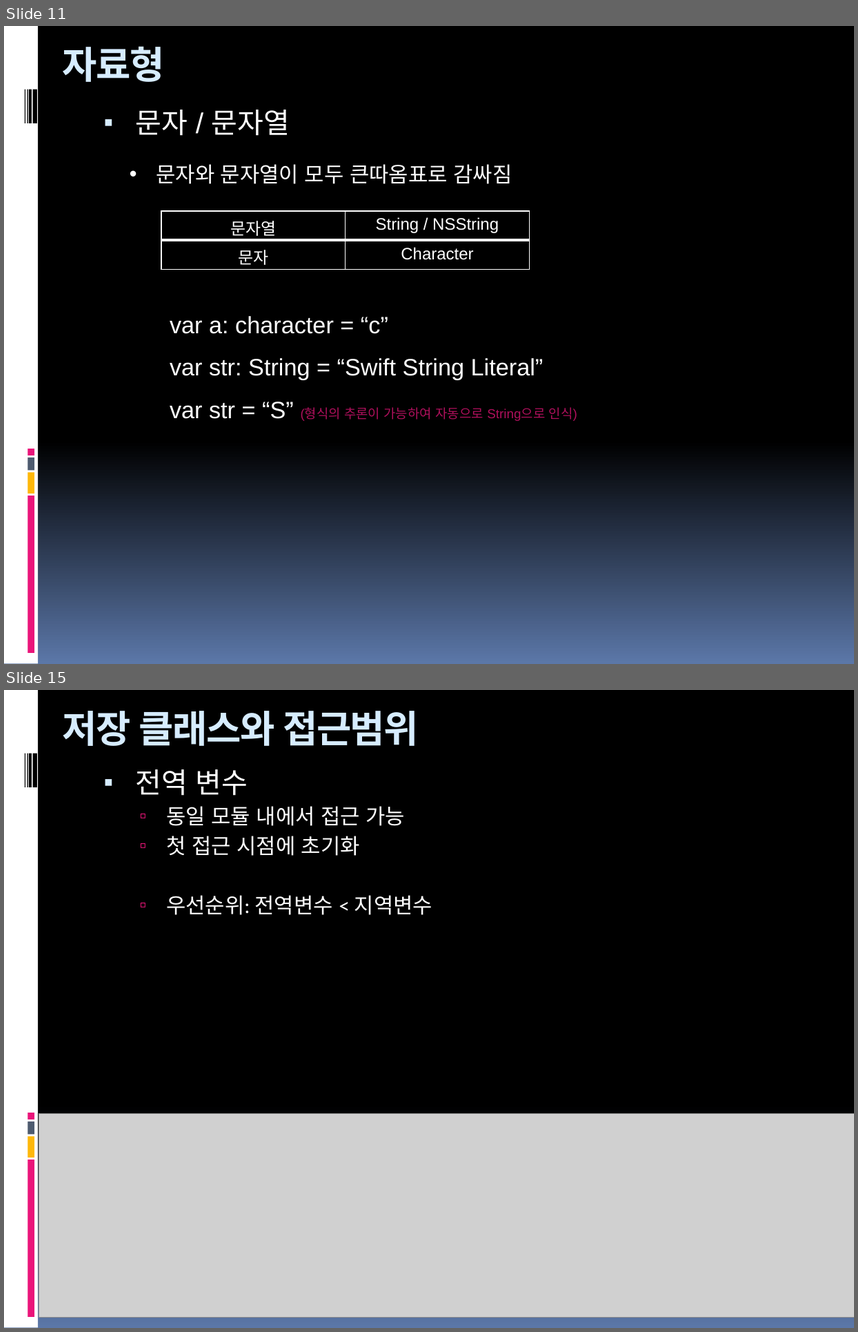
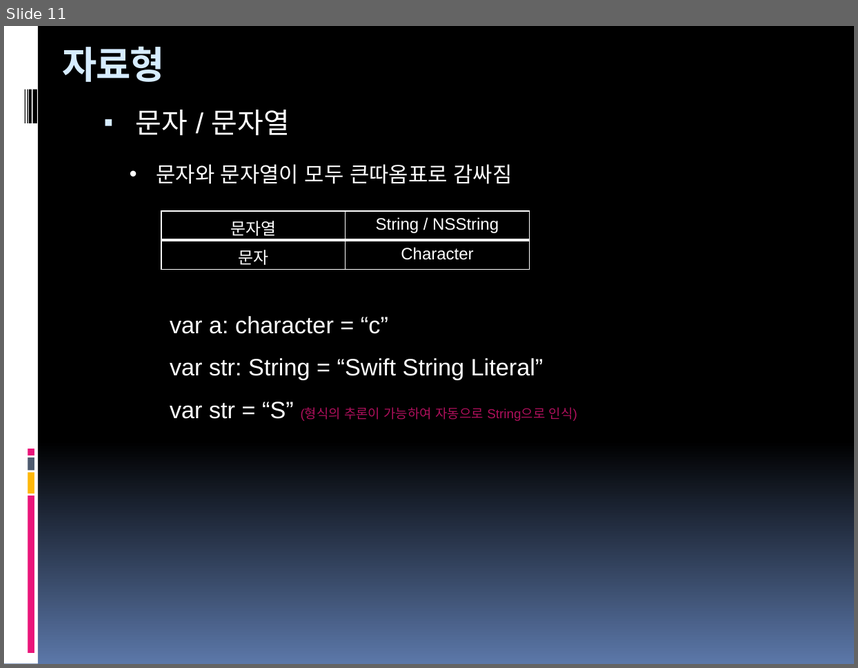
Before and after one commit to hounga13/helloSwift, a slide deck: Swift세미나자료.pptx. Shown one above the other, each under a label of ours: slides 11 and 15 before the commit, slide 11 after it; the slides between them are not shown. The pictures are 858x1332 and 858x668 pixels, drawn with LibreOffice and Linux fonts; fonts in the diff are those of the drawing; grey boxes stand for pictures. Boxes give left, top, right and bottom in pixels: in the first picture for what was removed or moved away, otherwise in the second. Text is boxed around its words. In the diff, an @@ line names an element or a change of style, - is before the commit and + after.

```diff
--- a/Swift세미나자료.pptx
+++ b/Swift세미나자료.pptx
@@ slide 15 removed at box(4, 690, 854, 1328), background gradient #000000 to #5B77A8; not listed: 9 template elements that a slide beside it also shows @@
@@ title removed at box(63, 711, 419, 746) @@
-저장 클래스와 접근범위
@@ text removed at box(136, 769, 432, 915) @@
-▪ 전역 변수
-  ▫ 동일 모듈 내에서 접근 가능
-  ▫ 첫 접근 시점에 초기화
-  ▫ 우선순위: 전역변수 < 지역변수
@@ picture removed at box(39, 1114, 854, 1317) @@
```
Also in this commit, not shown: 2 slides changed, 7 other slides removed.
